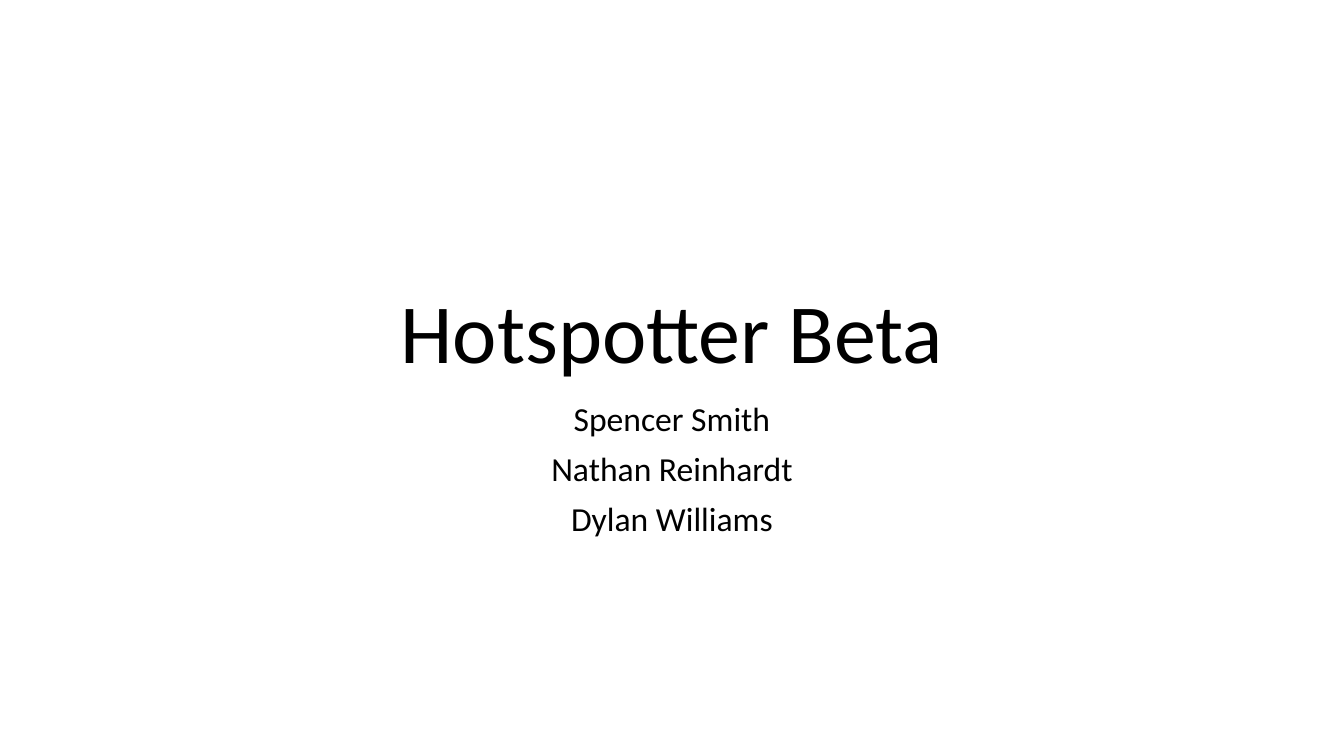
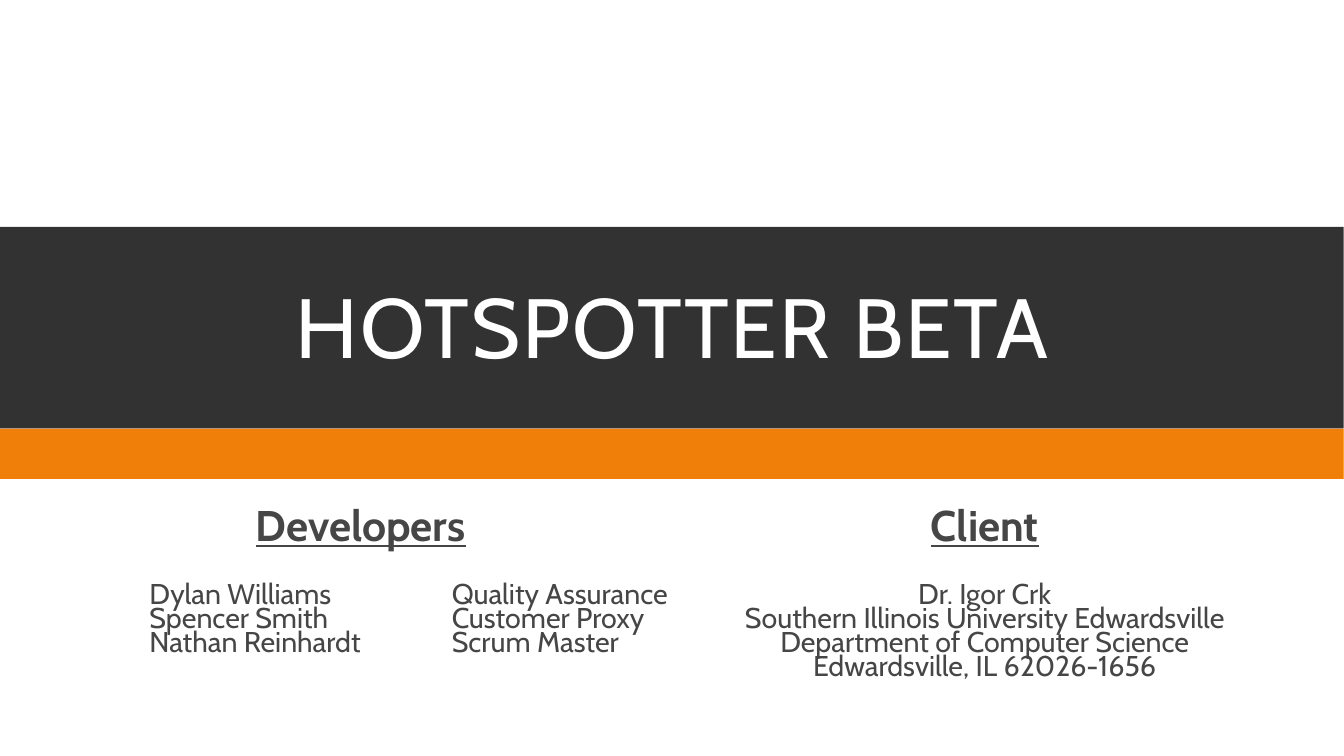
Before and after one commit to spesmit/hotspotter, a slide deck: slide 1 of Documentation/Presentations/Hotspotter Beta.pptx. Drawn at 1344x756 pixels with LibreOffice and Linux fonts; fonts in the diff are those of the drawing. Boxes give left, top, right and bottom in pixels: in the first picture for what was removed or moved away, otherwise in the second. Text is boxed around its words. In the diff, an @@ line names an element or a change of style, - is before the commit and + after.

Commit message:
added style

```diff
--- a/Documentation/Presentations/Hotspotter Beta.pptx
+++ b/Documentation/Presentations/Hotspotter Beta.pptx
@@ rectangle added at box(0, 227, 1344, 429), fill #323232 @@
@@ title "HOTSPOTTER BETA" at box(296, 298, 1048, 359): vertical alignment bottom to middle @@
@@ title at box(296, 298, 1048, 359): text changed; font Calibri to Cabin; text colour #000000 to #FFFFFF @@
-Hotspotter Beta
+HOTSPOTTER BETA
@@ subtitle removed at box(551, 407, 793, 537) @@
-Spencer Smith
-Nathan Reinhardt
-Dylan Williams
@@ rectangle added at box(0, 429, 1344, 479), fill #F07F09 @@
@@ text added at box(149, 509, 1224, 679), 20.4 pt, text #464646 @@
+Developers
+Dylan Williams Quality Assurance
+Spencer Smith Customer Proxy
+Nathan Reinhardt Scrum Master
+Client
+Dr. Igor Crk
+Southern Illinois University Edwardsville
+Department of Computer Science
+Edwardsville, IL 62026-1656
```
Also in this commit, not shown: 5 other slides changed.
